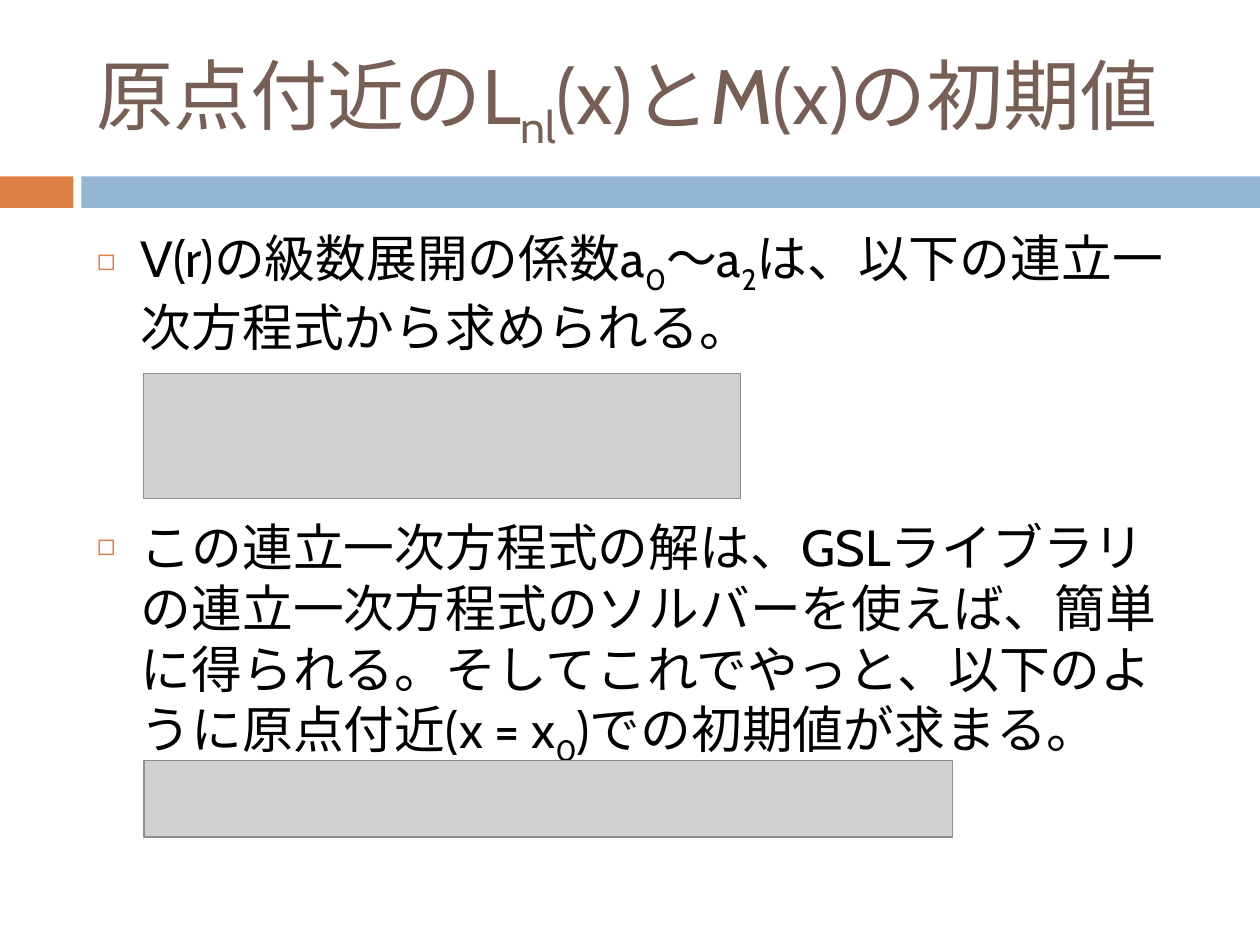
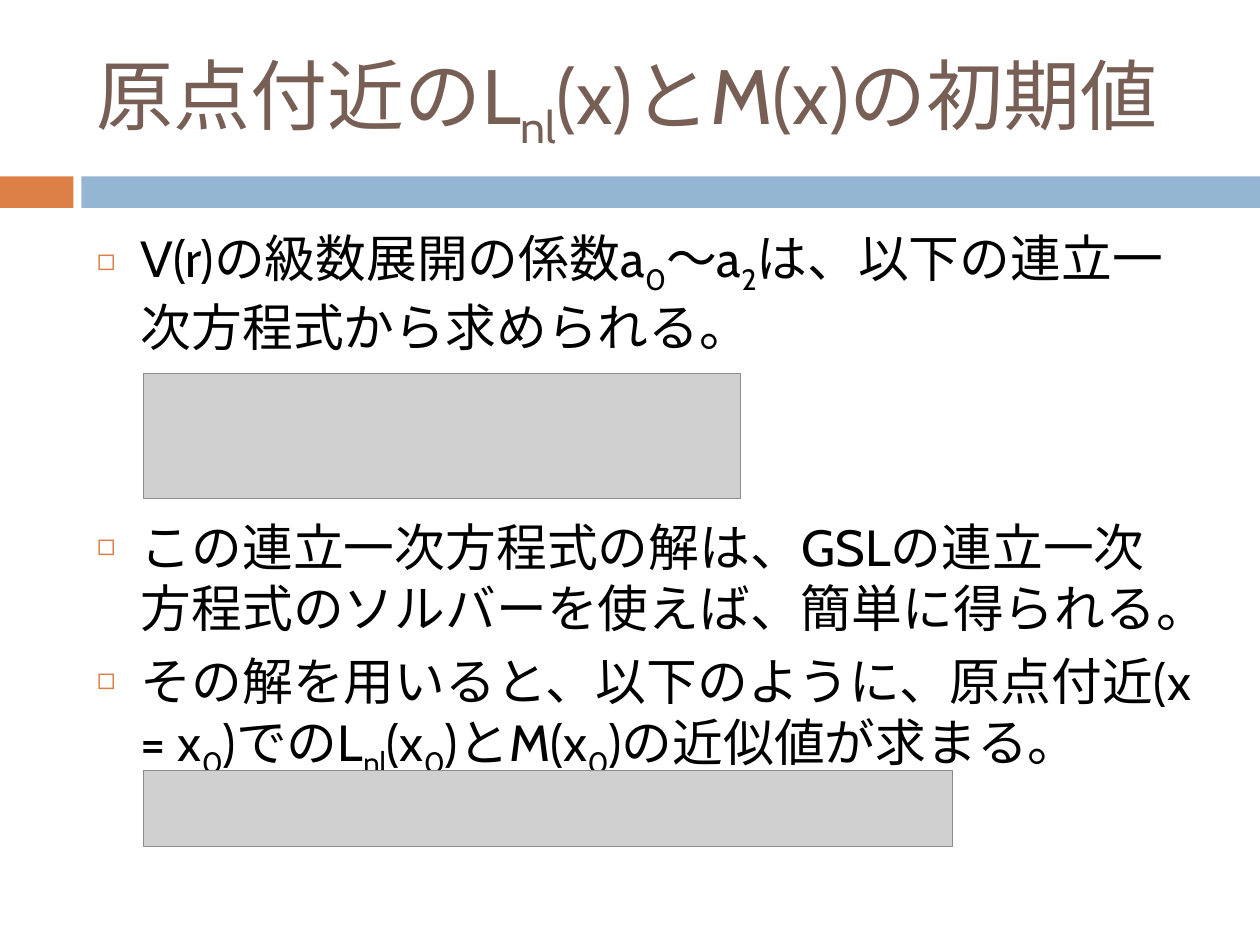
Before and after one commit to dc1394/fukui_sono2, a slide deck: slide 17 of 福井技術者の集いその2_発表資料スライド.pptx. Drawn at 1260x945 pixels with LibreOffice and Linux fonts; fonts in the diff are those of the drawing; grey boxes stand for pictures. Boxes give left, top, right and bottom in pixels: in the first picture for what was removed or moved away, otherwise in the second. Text is boxed around its words. In the diff, an @@ line names an element or a change of style, - is before the commit and + after.

Commit message:
福井技術者の集いその2発表資料スライド加筆

```diff
--- a/福井技術者の集いその2_発表資料スライド.pptx
+++ b/福井技術者の集いその2_発表資料スライド.pptx
@@ text at (x1=141, y1=523, x2=1207, y2=772): text changed @@
-◻ この連立一次方程式の解は、GSLライブラリの連立一次方程式のソルバーを使えば、簡単に得られる。そしてこれでやっと、以下のように原点付近(x = x0)での初期値が求まる。
+◻ この連立一次方程式の解は、GSLの連立一次方程式のソルバーを使えば、簡単に得られる。
+◻ その解を用いると、以下のように、原点付近(x = x0)でのLnl(x0)とM(x0)の近似値が求まる。
@@ picture moved from (x1=144, y1=760, x2=953, y2=837) to (x1=144, y1=770, x2=953, y2=847) @@
```
Also in this commit, not shown: 10 other slides changed, 6 slides added, 10 slides removed, 16 other files.
